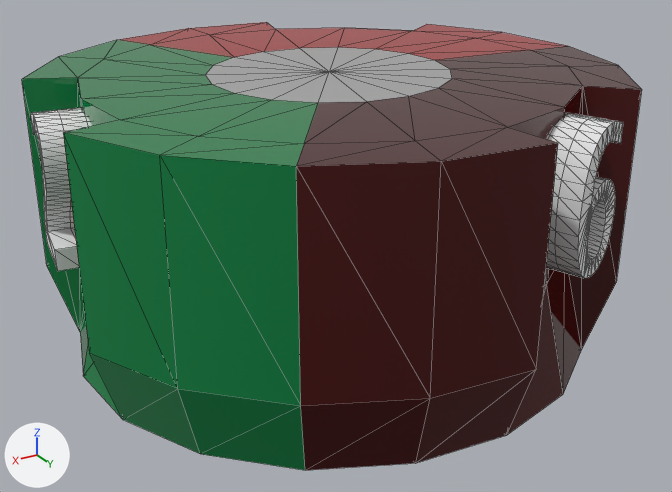
What one commit did to the FBX model Assets/Models/Level03/NumberMeshes-Down_low.fbx.
Before and after are seen from a camera (50 mm lens) standing at (7.6096, 0.7445, 0.9278) and looking at (7.5009, 0.5632, 0.8372). The axes (+X, +Y, +Z) are drawn at lower left. The lights are the same throughout. Mesh edges are drawn as thin lines. Where no turn or scale is listed for an object, it has been applied to the vertices. Vertices at the same position are counted once.

Before the edit, the objects in view are built like this:
```python
me_mesh = bpy.data.meshes.new('Mesh')
me_mesh.from_pydata(...)  # 1012 vertices, 2012 faces; spans x -0.0693..0.0676, y -0.0693..0.0693, z -0.0453..0.0197
# faces by material slot: [1782, 70, 54, 52, 54]
me_mesh.materials.append(mat_typeblinn)  # white #e7e7e7
me_mesh.materials.append(mat_lambert1)  # grey #aaaaaa
me_mesh.materials.append(mat_lambert20)  # dark red #470000
me_mesh.materials.append(mat_lambert21)  # red #aa0000
me_mesh.materials.append(mat_lambert22)  # green #008042
ob_numbermesh_down_low = bpy.data.objects.new('NumberMesh-Down_low', me_mesh)
ob_numbermesh_down_low.location = (7.5003, 0.5591, 0.8599)
```
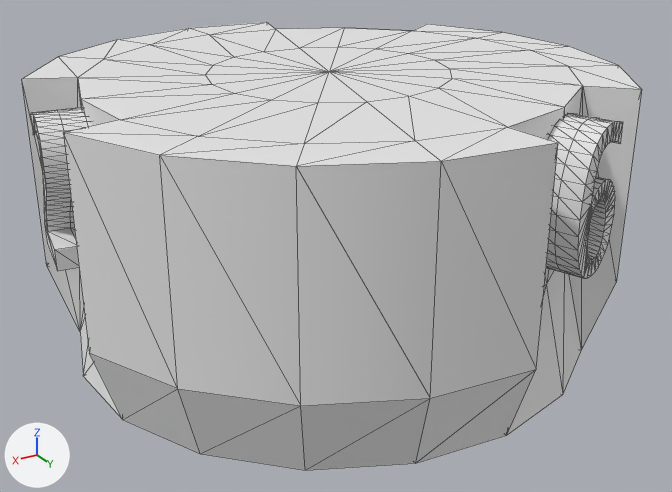
The newer file is also turned or shifted as a whole; pictures and numbers use the older file's frame.

Location of each change, [x1, y1, x2, y2] in pixels of the pictures (672 x 492 px):
part 1 of me_mesh, recoloured (grey to white): [205, 47, 452, 103] in both
part 2 of me_mesh, recoloured (red to grey): [296, 46, 642, 470] in both
part 3 of me_mesh, recoloured: [119, 22, 566, 60] in both
part 4 of me_mesh, recoloured (green to grey): [22, 40, 318, 470] in both

The change, as a list of edits to the scene's bpy script:
```text
Change me_mesh:
    where me_mesh.from_pydata(...)  # 1012 vertices, 2012 faces; spans x -0.0693..0.0676, y -0.0693..0.0693, z -0.0453..0.0197
    used by ob_numbermesh_down_low; location = (7.5003, 0.5591, 0.8599)
    me_mesh part 1: all 70 faces that had it switch from mat_lambert1 (grey #aaaaaa) to mat_typeblinn (white #e7e7e7)
    me_mesh part 2: all 54 faces that had it switch from mat_lambert20 (dark red #470000) to mat_typeblinn (white #e7e7e7)
    me_mesh part 3: all 52 faces that had it switch from mat_lambert21 (red #aa0000) to mat_typeblinn (white #e7e7e7)
    me_mesh part 4: all 54 faces that had it switch from mat_lambert22 (green #008042) to mat_typeblinn (white #e7e7e7)
```
